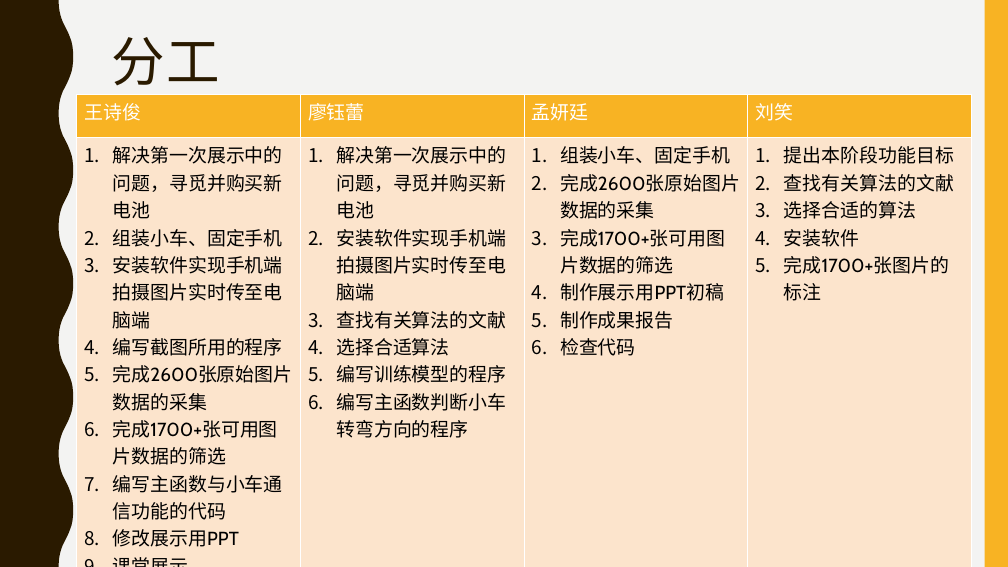
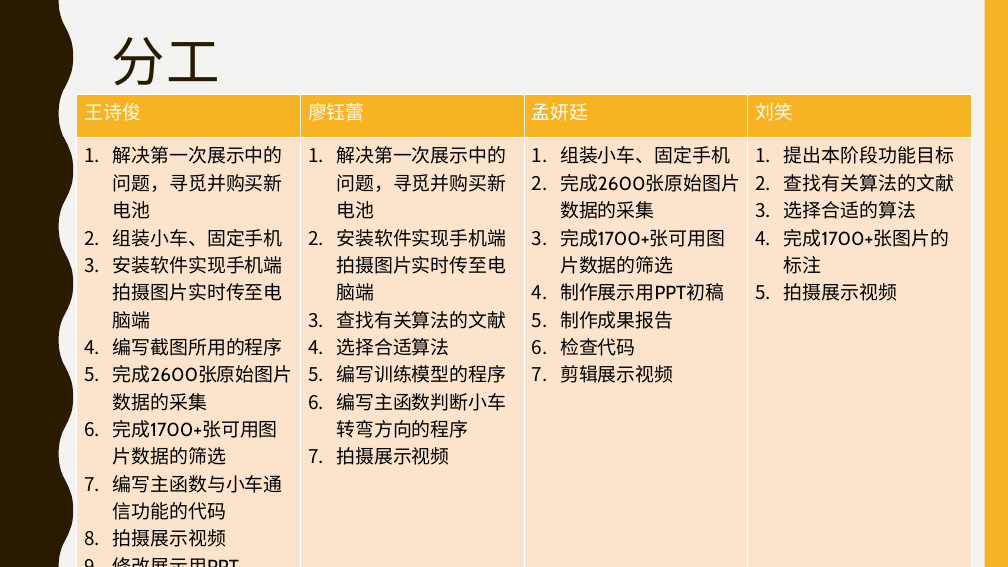
Before and after one commit to info-ruc/ai-project-2017, a slide deck: slide 17 of 2015202009(2)/第二次展示.pptx (slide 19 before the commit). Drawn at 1008x567 pixels with LibreOffice and Linux fonts; fonts in the diff are those of the drawing. Boxes give left, top, right and bottom in pixels: in the first picture for what was removed or moved away, otherwise in the second. Text is boxed around its words. In the diff, an @@ line names an element or a change of style, - is before the commit and + after.

Commit message:
第三次修改
修改了ppt和文档

```diff
--- a/2015202009(2)/第二次展示.pptx
+++ b/2015202009(2)/第二次展示.pptx
@@ table at (76, 95, 972, 551) @@
-row 2: 解决第一次展示中的问题，寻觅并购买新电池 / 组装小车、固定手机 / 安装软件实现手机端拍摄图片实时传至电脑端 / 编写截图所用的程序 / 完成2600张原始图片数据的采集 / 完成1700+张可用图片数据的筛选 / 编写主函数与小车通信功能的代码 / 修改展示用PPT / 课堂展示 | 解决第一次展示中的问题，寻觅并购买新电池 / 安装软件实现手机端拍摄图片实时传至电脑端 / 查找有关算法的文献 / 选择合适算法 / 编写训练模型的程序 / 编写主函数判断小车转弯方向的程序 | 组装小车、固定手机 / 完成2600张原始图片数据的采集 / 完成1700+张可用图片数据的筛选 / 制作展示用PPT初稿 / 制作成果报告 / 检查代码 | 提出本阶段功能目标 / 查找有关算法的文献 / 选择合适的算法 / 安装软件 / 完成1700+张图片的标注
+row 2: 解决第一次展示中的问题，寻觅并购买新电池 / 组装小车、固定手机 / 安装软件实现手机端拍摄图片实时传至电脑端 / 编写截图所用的程序 / 完成2600张原始图片数据的采集 / 完成1700+张可用图片数据的筛选 / 编写主函数与小车通信功能的代码 / 拍摄展示视频 / 修改展示用PPT / 课堂展示 | 解决第一次展示中的问题，寻觅并购买新电池 / 安装软件实现手机端拍摄图片实时传至电脑端 / 查找有关算法的文献 / 选择合适算法 / 编写训练模型的程序 / 编写主函数判断小车转弯方向的程序 / 拍摄展示视频 | 组装小车、固定手机 / 完成2600张原始图片数据的采集 / 完成1700+张可用图片数据的筛选 / 制作展示用PPT初稿 / 制作成果报告 / 检查代码 / 剪辑展示视频 | 提出本阶段功能目标 / 查找有关算法的文献 / 选择合适的算法 / 完成1700+张图片的标注 / 拍摄展示视频
```
Also in this commit, not shown: 4 other slides changed, 2 slides removed, 2 other files.
